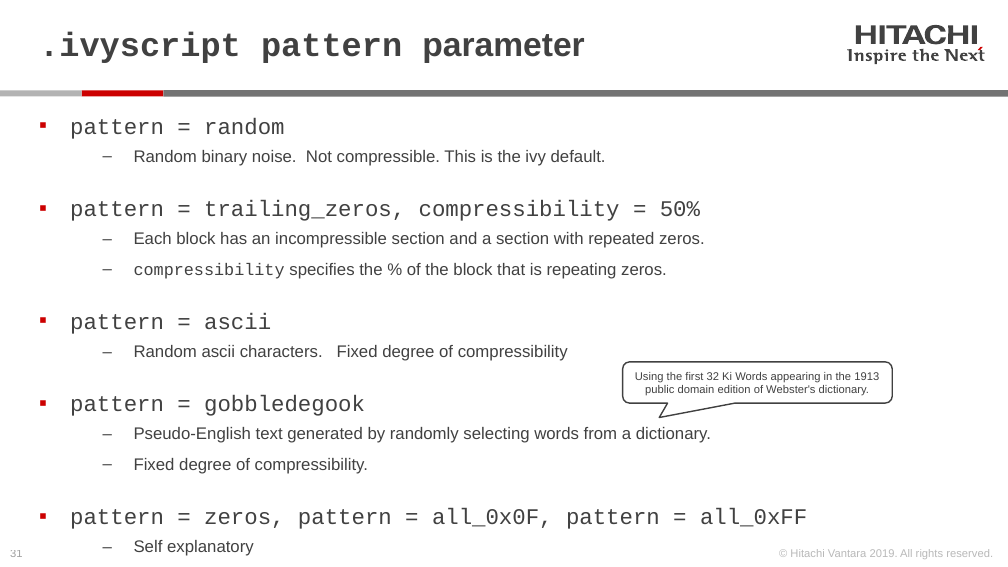
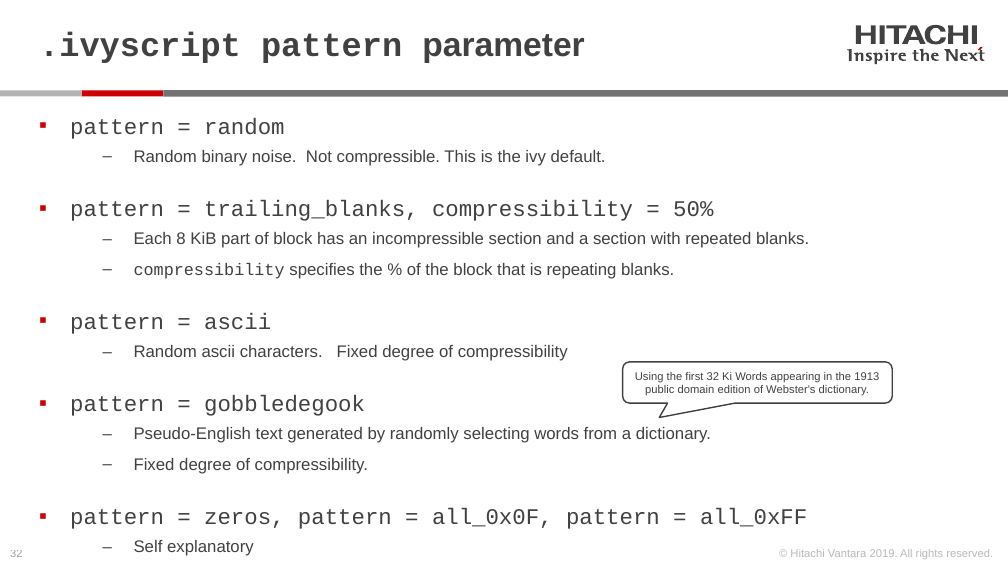
Before and after one commit to Hitachi-Data-Systems/ivy, a slide deck: slide 32 of doc/Programming the ivy engine.pptx (slide 31 before the commit). Drawn at 1008x567 pixels with LibreOffice and Linux fonts; fonts in the diff are those of the drawing. Boxes give left, top, right and bottom in pixels: in the first picture for what was removed or moved away, otherwise in the second. Text is boxed around its words. In the diff, an @@ line names an element or a change of style, - is before the commit and + after.

Commit message:
change default blocksize to 8 KiB, add updated Programming The Ivy Engine

```diff
--- a/doc/Programming the ivy engine.pptx
+++ b/doc/Programming the ivy engine.pptx
@@ text at [70, 200, 809, 279]: text changed @@
-▪ pattern = trailing_zeros, compressibility = 50%
-    ‒ Each block has an incompressible section and a section with repeated zeros.
-    ‒ compressibility specifies the % of the block that is repeating zeros.
+▪ pattern = trailing_blanks, compressibility = 50%
+    ‒ Each 8 KiB part of block has an incompressible section and a section with repeated blanks.
+    ‒ compressibility specifies the % of the block that is repeating blanks.
@@ page number at [10, 550, 22, 557]: text changed @@
-31
+32
```
Also in this commit, not shown: 14 other slides changed, 2 slides added, 5 slides removed, 2 other files.
